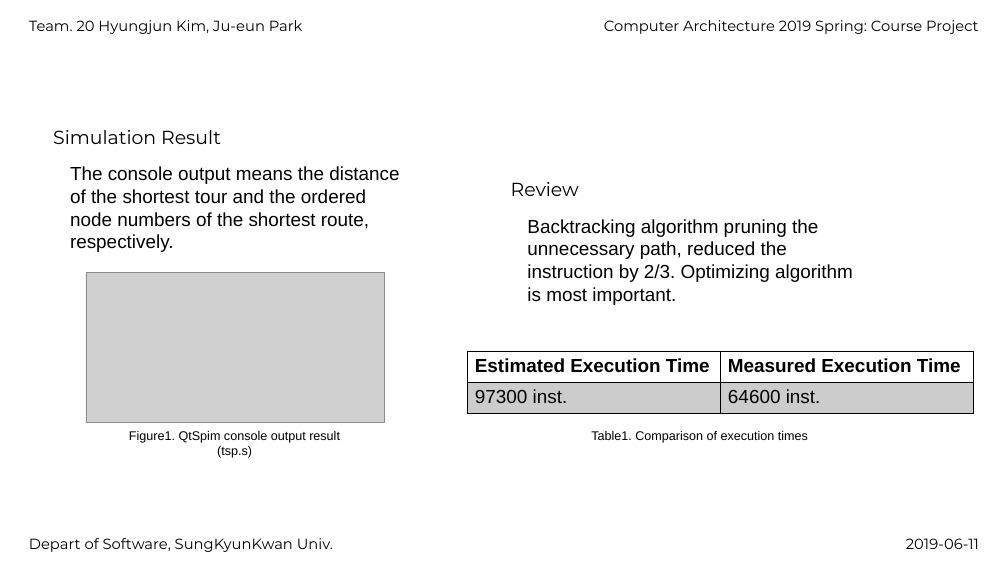
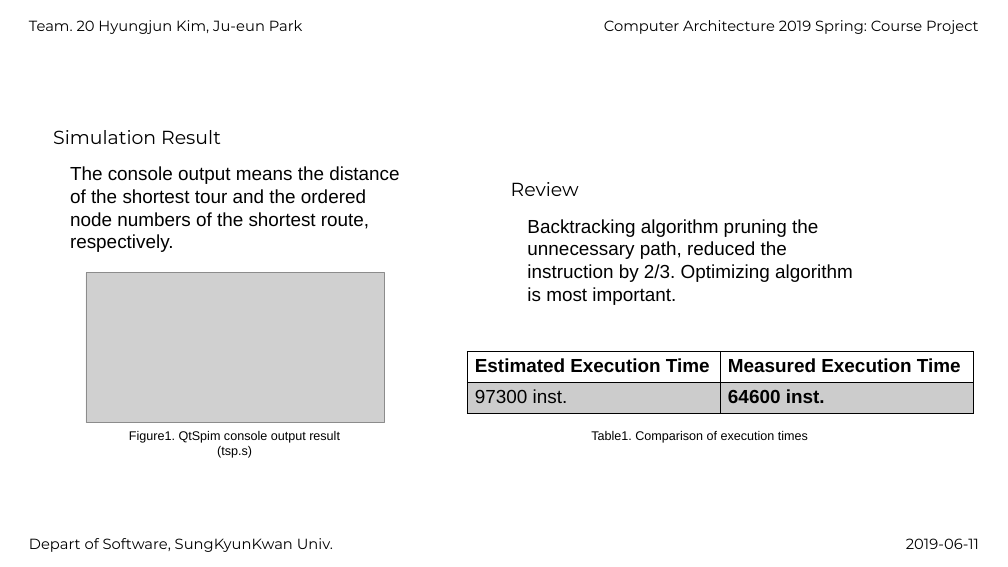
Before and after one commit to khj68/computer_architecture, a slide deck: slide 2 of team20_phase3_slide+proj_arch.pptx. Drawn at 1008x567 pixels with LibreOffice and Linux fonts; fonts in the diff are those of the drawing; grey boxes stand for pictures. Boxes give left, top, right and bottom in pixels: in the first picture for what was removed or moved away, otherwise in the second. Text is boxed around its words. In the diff, an @@ line names an element or a change of style, - is before the commit and + after.

```diff
--- a/team20_phase3_slide+proj_arch.pptx
+++ b/team20_phase3_slide+proj_arch.pptx
@@ table at bbox=[467, 352, 974, 413] @@
@@ bold on in "64600 inst." @@
```
Also in this commit, not shown: 1 other slide changed.
